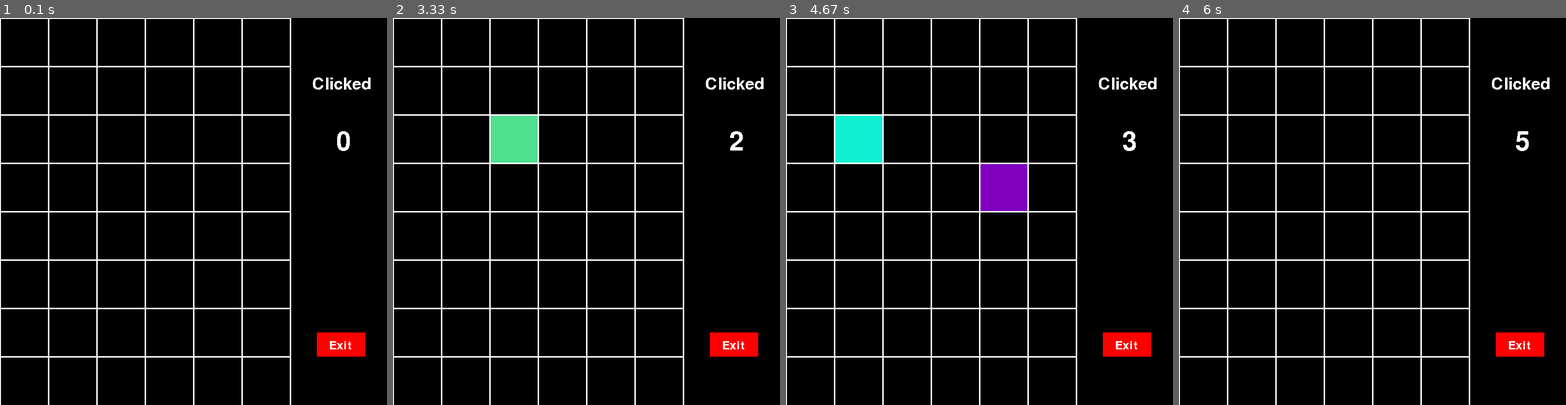
Above: before the commit, frames 1-4 (left to right).
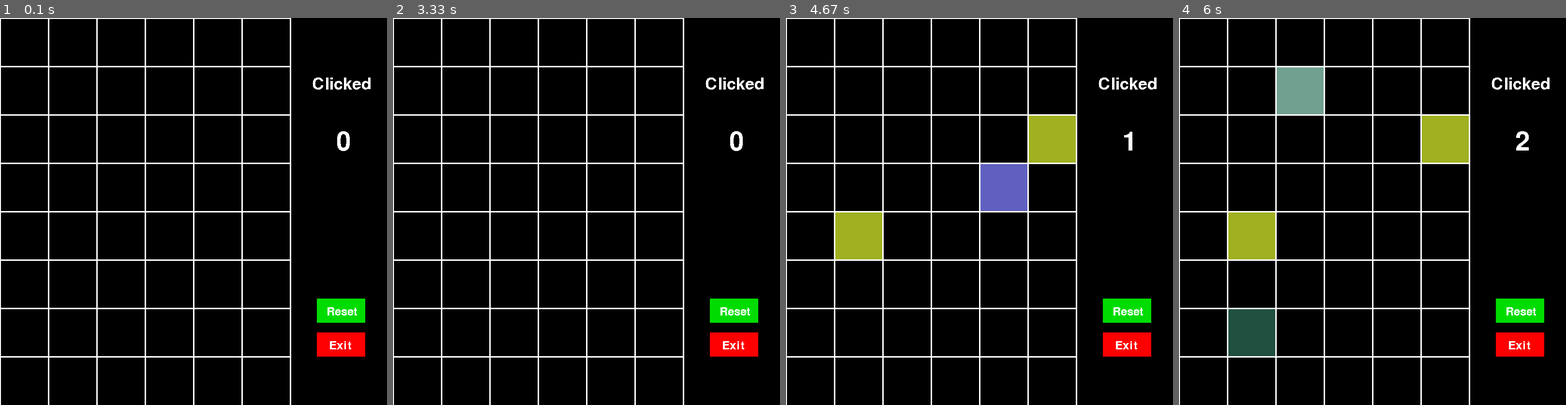
Above: after the commit, the same moments.

Repository: marttp/TooMuchMemory_Pygame
Game: pygame game, started from Too Much Memory.py
Two runs of this game, one before a commit and one after it. Both use one fixed random seed, a clock stepped at 60 frames per second and the inputs below.
Inputs (mouse positions are in pixels of both pictures, inside the frame that each line leads up to):
- Up to frame 1 (0.1 s): no input
- Up to frame 2 (3.33 s): click (710, 199) at 0.38 s; click (586, 238) at 0.72 s; click (466, 153) at 1.05 s; click (632, 246) at 1.38 s; click (594, 79) at 1.72 s; click (567, 312) at 2.05 s; click (574, 145) at 2.38 s; click (532, 130) at 2.72 s; click (721, 312) at 3.05 s
- Up to frame 3 (4.67 s): click (855, 250) at 3.38 s; click (1060, 141) at 3.72 s; click (867, 137) at 4.05 s; click (994, 196) at 4.38 s
- Up to frame 4 (6 s): click (1260, 188) at 4.72 s; click (1314, 323) at 5.05 s; click (1256, 354) at 5.38 s; click (1310, 87) at 5.72 s

The runs differ from the first frame. In frame 1, 0.8% of the frame differs, in the area x 81-95%, y 72-79%; in frame 2, 2.3%; in frame 3, 6.7%, in the area x 12-95%, y 25-79%; in frame 4, 6.7%.

Commit message:
Mini project CSL 2/2018

Diff:
--- a/Too Much Memory.py
+++ b/Too Much Memory.py
@@ -124,9 +124,12 @@
                     for square in squares_list:
                         if square.rect.collidepoint(x, y):
                             square.viewable_trigger = True
-                elif x > 650 and x < 755 and y > 650 and y < 700:
+                elif 650 < x < 755 and 650 < y < 700:
                     pygame.quit()
                     sys.exit()
+                elif 650 < x < 755 and 580 < y < 630:
+                    pygame.quit()
+                    return
 
         for square_object in squares_list:
             if not square_object.match:
@@ -189,6 +192,12 @@
         else:
             print("not font")
 
+        pygame.draw.rect(windowSurface, (0, 220, 0), (655, 580, 100, 50))
+        font3 = pygame.font.Font(None, 35)
+        text3 = font3.render("Reset", 0, (255, 255, 255))
+        textpos3 = text3.get_rect(x=675, y=595)
+        windowSurface.blit(text3, textpos3)
+
         pygame.draw.rect(windowSurface, (255, 0, 0), (655, 650, 100, 50))
         font2 = pygame.font.Font(None, 35)
         text2 = font2.render("Exit", 0, (255, 255, 255))
@@ -200,4 +209,5 @@
         pygame.display.update()
 
 
-main()
+while True:
+    main()
